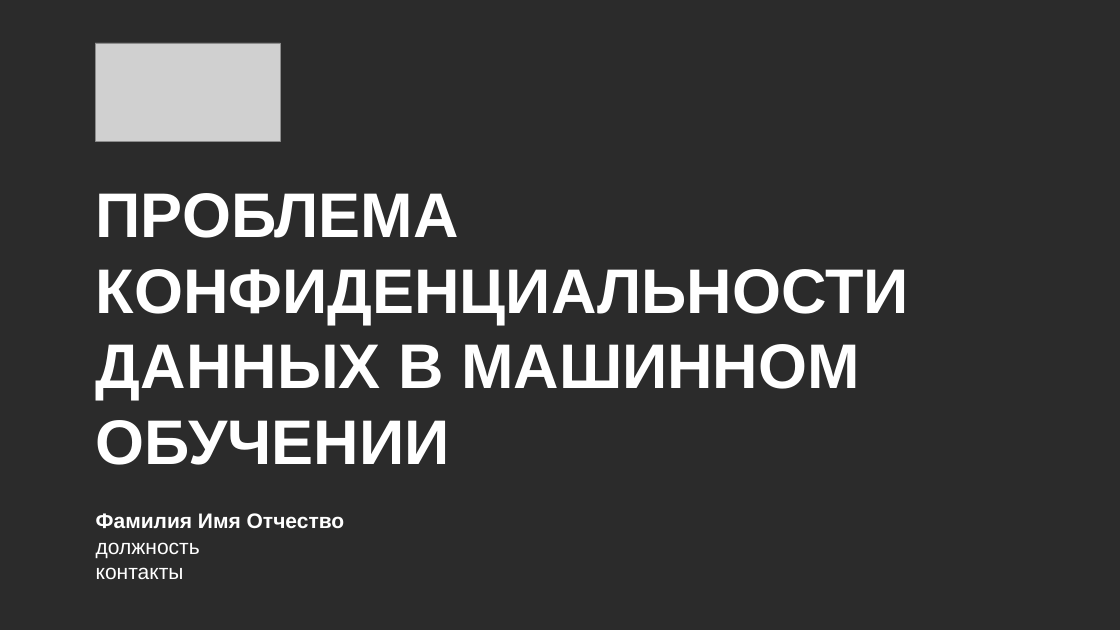
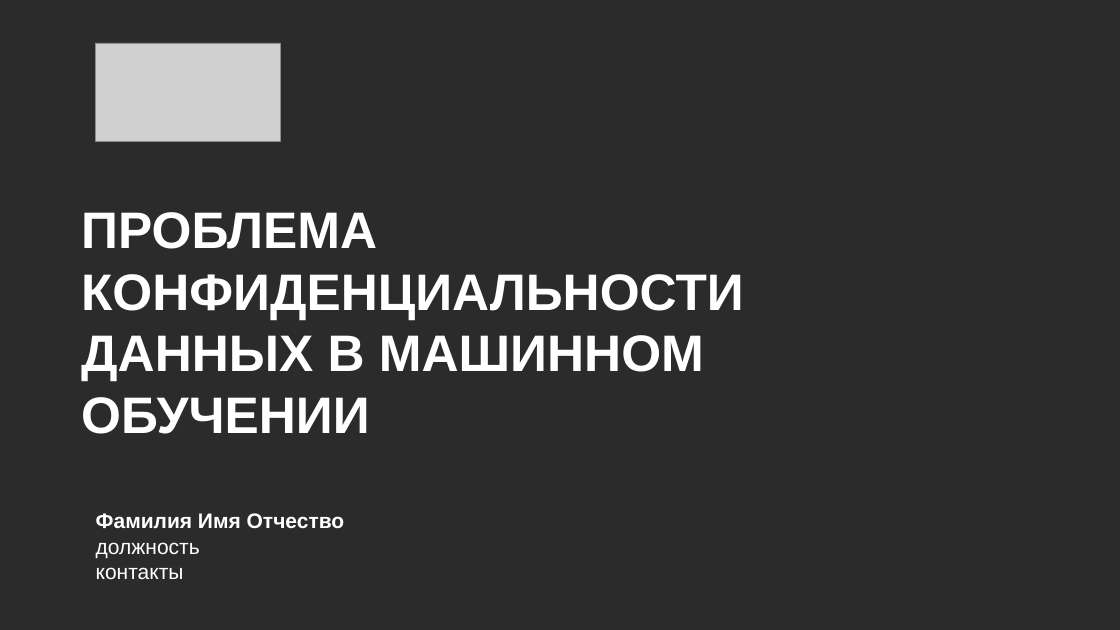
Before and after one commit to CyberLympha/AI-for-IS-Course, a slide deck: slide 1 of Лекции/Проблема конфиденциальности данных при использовании ML.pptx. Drawn at 1120x630 pixels with LibreOffice and Linux fonts; fonts in the diff are those of the drawing; grey boxes stand for pictures; background and template pictures are left out; a plain dark background stands for a picture behind light text. Boxes give left, top, right and bottom in pixels: in the first picture for what was removed or moved away, otherwise in the second. Text is boxed around its words. In the diff, an @@ line names an element or a change of style, - is before the commit and + after.

```diff
--- a/Лекции/Проблема конфиденциальности данных при использовании ML.pptx
+++ b/Лекции/Проблема конфиденциальности данных при использовании ML.pptx
@@ text "ПРОБЛЕМА КОНФИДЕНЦИАЛЬНОСТИ ДАННЫХ В МАШИННОМ ...": place and size @@
-text "ПРОБЛЕМА КОНФИДЕНЦИАЛЬНОСТИ ДАННЫХ В МАШИННОМ ..." at [96, 193, 909, 465]
+text "ПРОБЛЕМА КОНФИДЕНЦИАЛЬНОСТИ ДАННЫХ В МАШИННОМ ..." at [81, 212, 744, 434]
@@ text "ПРОБЛЕМА КОНФИДЕНЦИАЛЬНОСТИ ДАННЫХ В МАШИННОМ ..." at [81, 212, 744, 434]: size 54 to 44 pt @@
```
Also in this commit, not shown: 3 other slides changed.
